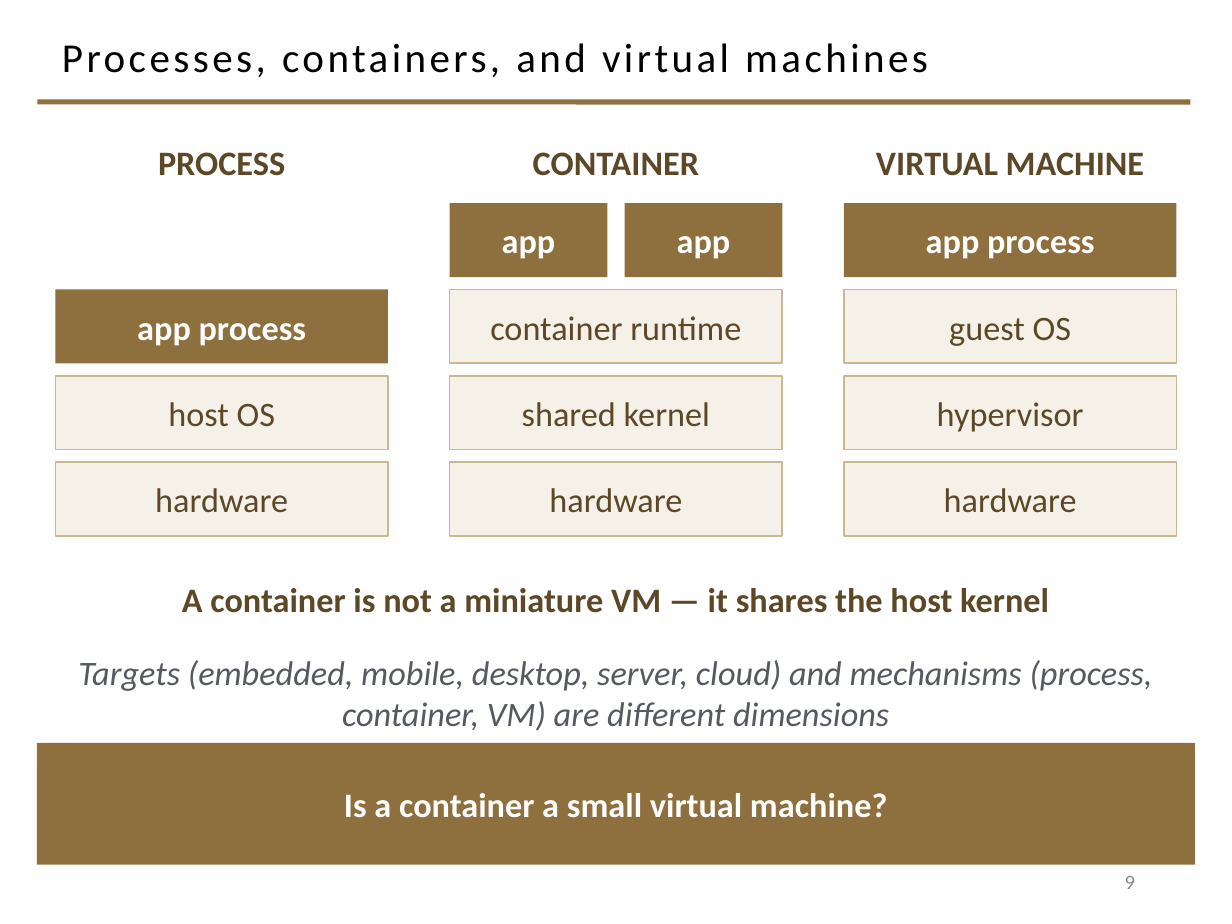
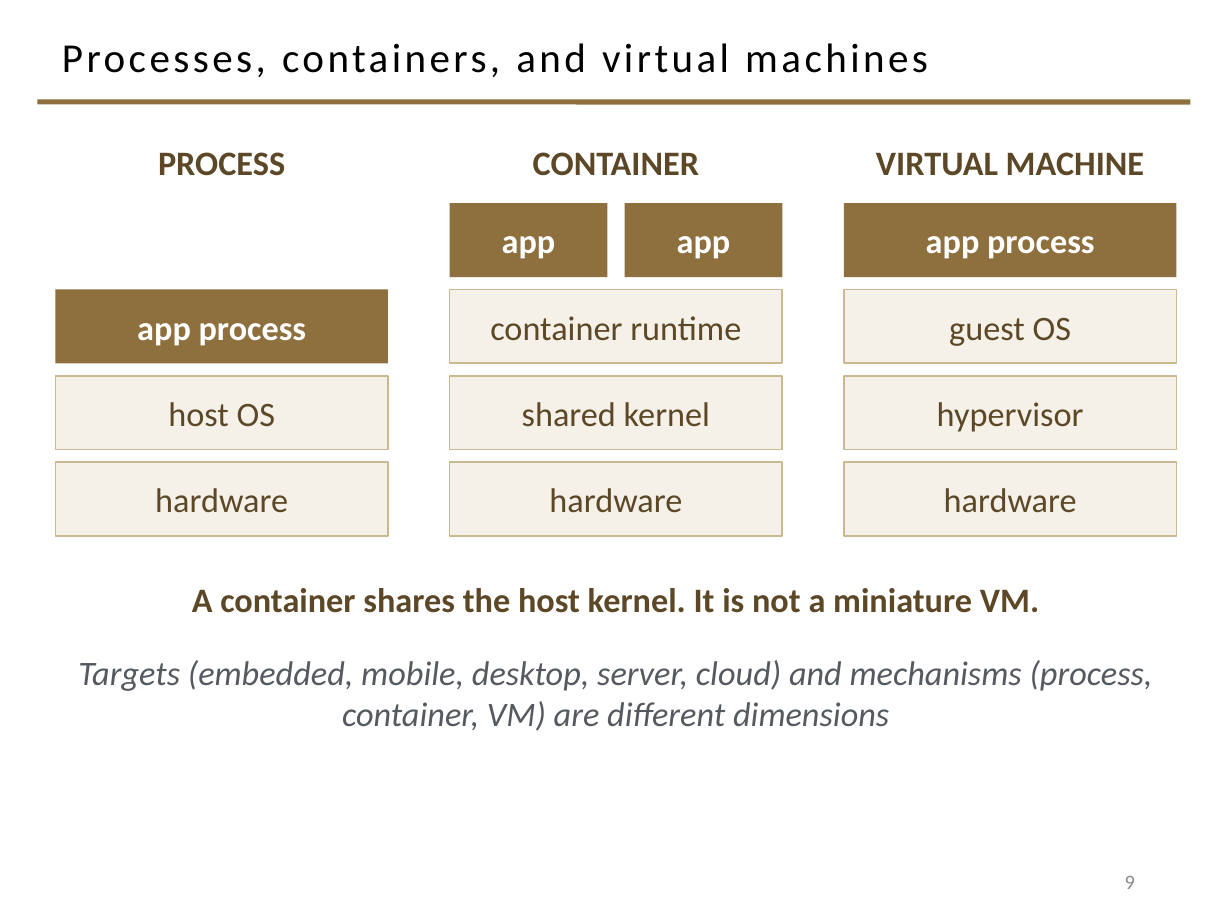
Before and after one commit to davisjam/model-based-agentic-software-engineering, a slide deck: slide 9 of course/lectures/act-3-software-in-the-world/02-compute-environments-and-data-management/3-1-Compute-Environments-and-Deployment.pptx. Drawn at 1232x924 pixels with LibreOffice and Linux fonts; fonts in the diff are those of the drawing; background and template pictures are left out. Boxes give left, top, right and bottom in pixels: in the first picture for what was removed or moved away, otherwise in the second. Text is boxed around its words. In the diff, an @@ line names an element or a change of style, - is before the commit and + after.

```diff
--- a/course/lectures/act-3-software-in-the-world/02-compute-environments-and-data-management/3-1-Compute-Environments-and-Deployment.pptx
+++ b/course/lectures/act-3-software-in-the-world/02-compute-environments-and-data-management/3-1-Compute-Environments-and-Deployment.pptx
@@ text at (192,588,1039,613): text changed @@
-A container is not a miniature VM — it shares the host kernel
+A container shares the host kernel. It is not a miniature VM.
@@ rectangle removed at (37,743,1195,865) @@
-Is a container a small virtual machine?
```
Also in this commit, not shown: 7 other slides changed.
